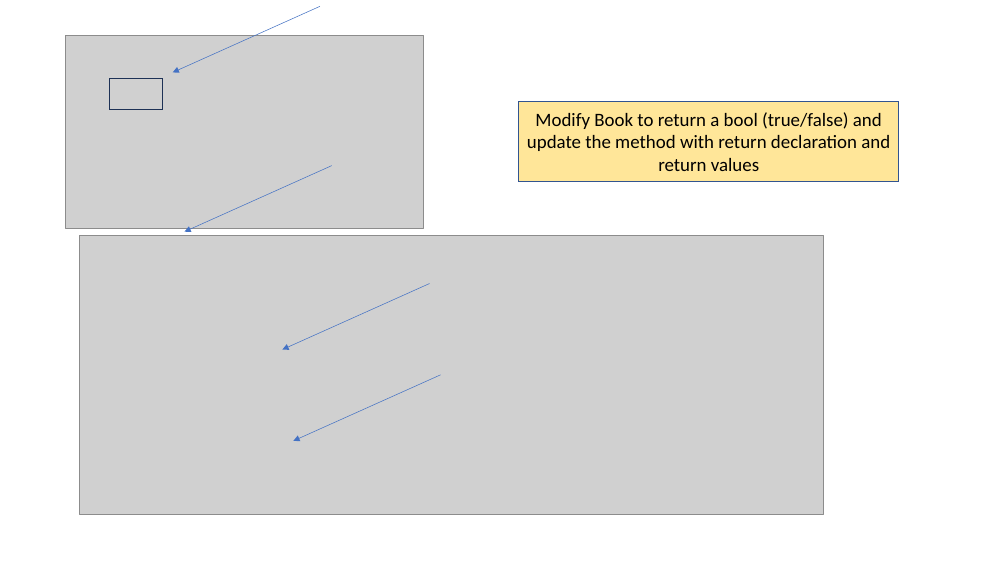
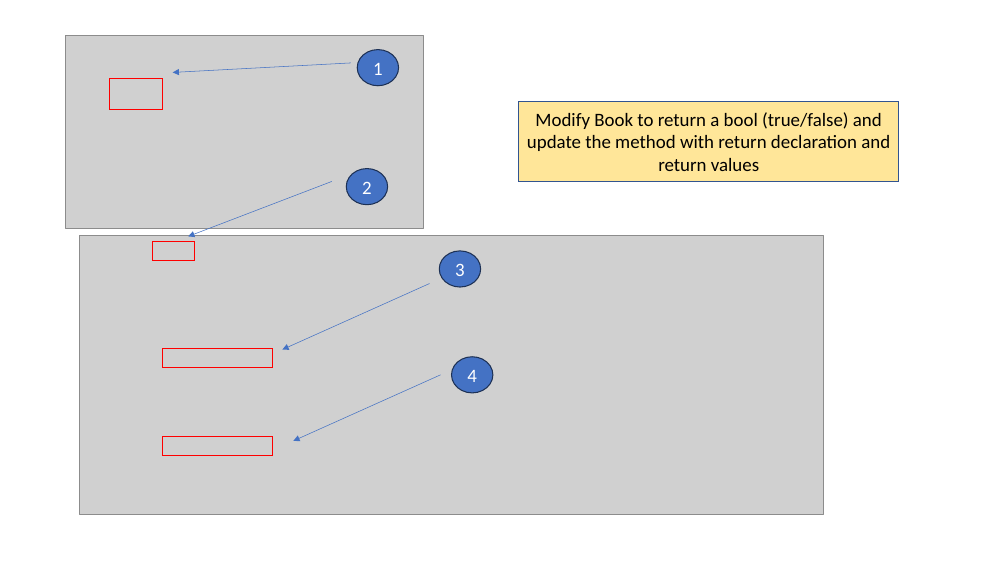
Before and after one commit to JohnRowleyDorsetCollege2025/oop-2025-a-camera-rental-20251111, a slide deck: slide 42 of CameraKit Walkthrough.pptx. Drawn at 1008x567 pixels with LibreOffice and Linux fonts; fonts in the diff are those of the drawing; grey boxes stand for pictures. Boxes give left, top, right and bottom in pixels: in the first picture for what was removed or moved away, otherwise in the second. Text is boxed around its words. In the diff, an @@ line names an element or a change of style, - is before the commit and + after.

```diff
--- a/CameraKit Walkthrough.pptx
+++ b/CameraKit Walkthrough.pptx
@@ ellipse added at (x1=358, y1=50, x2=399, y2=86), fill #4472C4, outline #1E3256 1 pt, 18 pt, text #FFFFFF @@
+1
@@ rectangle at (x1=109, y1=79, x2=163, y2=110): outline #1E3256 1 pt to #FF0000 1 pt @@
@@ arrow moved from (320, 6) - (172, 73) to (351, 63) - (172, 73) @@
@@ ellipse added at (x1=346, y1=169, x2=388, y2=205), fill #4472C4, outline #1E3256 1 pt, 18 pt, text #FFFFFF @@
+2
@@ arrow moved from (332, 166) - (185, 231) to (332, 181) - (188, 237) @@
@@ rectangle added at (x1=153, y1=241, x2=194, y2=261), outline #FF0000 1 pt @@
@@ ellipse added at (x1=439, y1=251, x2=481, y2=287), fill #4472C4, outline #1E3256 1 pt, 18 pt, text #FFFFFF @@
+3
@@ rectangle added at (x1=163, y1=349, x2=273, y2=368), outline #FF0000 1 pt @@
@@ ellipse added at (x1=451, y1=357, x2=493, y2=393), fill #4472C4, outline #1E3256 1 pt, 18 pt, text #FFFFFF @@
+4
@@ rectangle added at (x1=163, y1=436, x2=273, y2=456), outline #FF0000 1 pt @@
```
Also in this commit, not shown: 4 other slides changed, 6 slides added, 3 slides removed, 2 other files.
